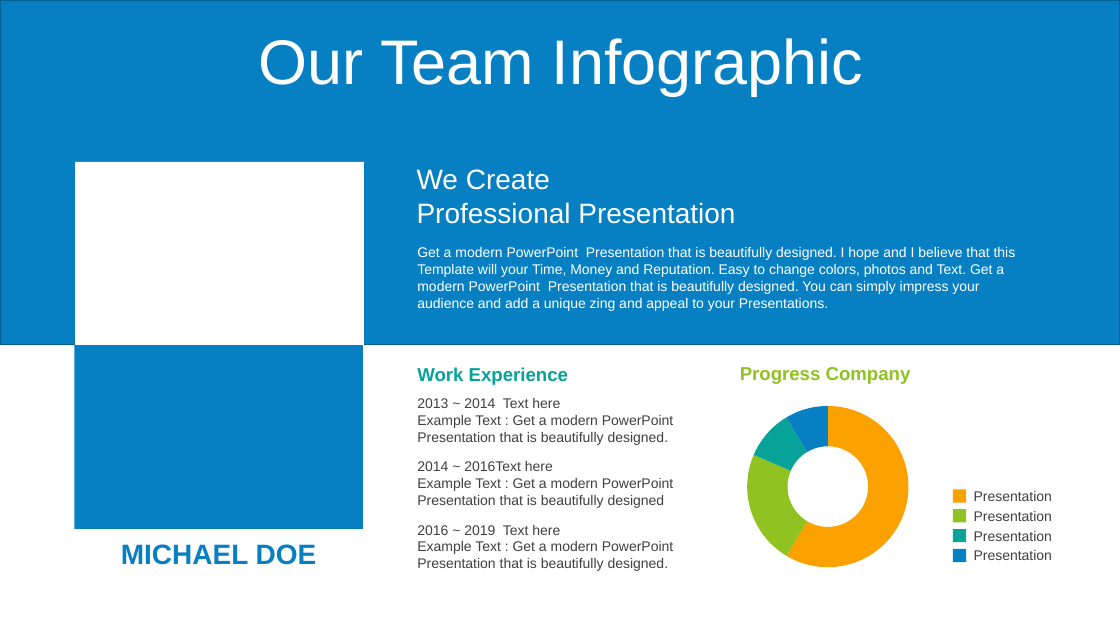
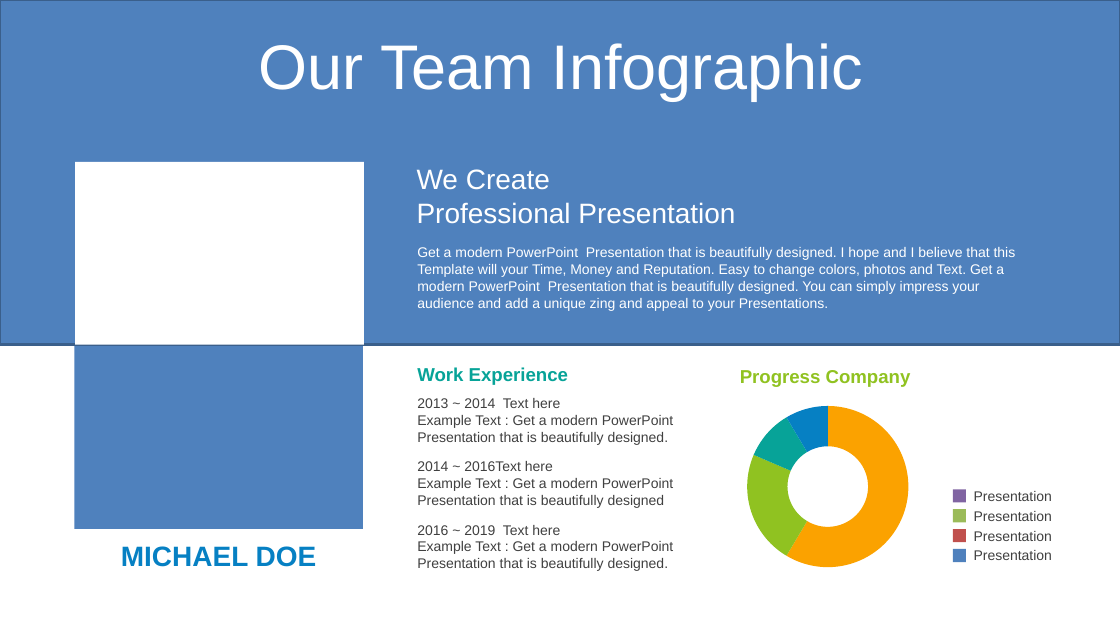
Before and after one commit to thanhlongvl/sportdemo, a slide deck: slide 9 of industry 4.0-Revolution-PowerPoint-Templates.pptx (slide 5 before the commit). Drawn at 1120x630 pixels with LibreOffice and Linux fonts; fonts in the diff are those of the drawing. Boxes give left, top, right and bottom in pixels: in the first picture for what was removed or moved away, otherwise in the second. Text is boxed around its words. In the diff, an @@ line names an element or a change of style, - is before the commit and + after.

```diff
--- a/industry 4.0-Revolution-PowerPoint-Templates.pptx
+++ b/industry 4.0-Revolution-PowerPoint-Templates.pptx
@@ rectangle at <box>0,0,1120,344</box>: fill #0680C3 to #4F81BD; outline #045F90 1 pt to #3A5F8B 2.01 pt @@
@@ line spacing 0.9 to 1; less space between paragraphs in 3 elements at <box>121,546,317,567</box>, <box>740,370,911,387</box>, <box>259,43,864,101</box> @@
@@ rectangle at <box>74,344,363,528</box>: fill #0680C3 to #4F81BD @@
@@ rectangle at <box>953,490,966,503</box>: fill #FBA200 to #8064A2 @@
@@ rectangle at <box>953,509,966,523</box>: fill #90C221 to #9BBB59 @@
@@ rectangle at <box>953,529,966,543</box>: fill #07A398 to #C0504D @@
@@ rectangle at <box>953,549,966,562</box>: fill #0680C3 to #4F81BD @@
```
Also in this commit, not shown: 46 other slides changed, 3 slides added, 1 slide removed, 1 other file.
